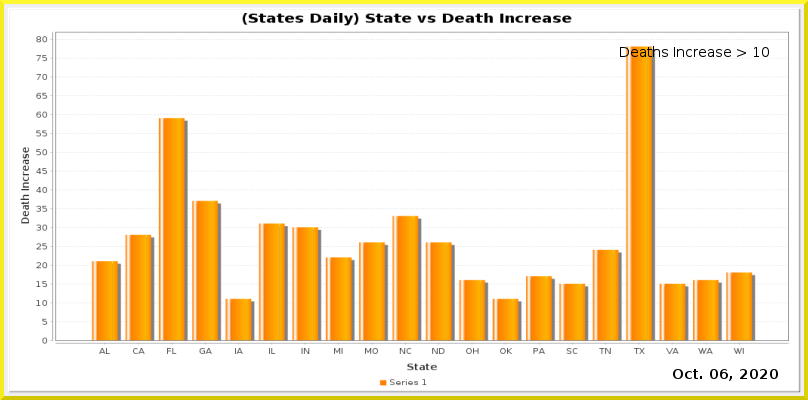
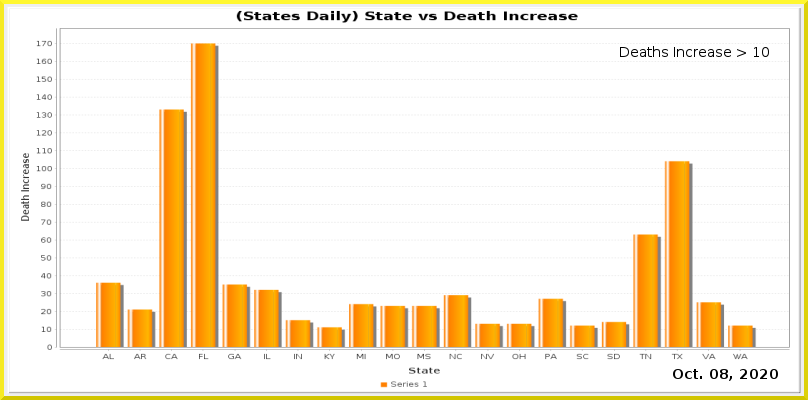
Revision of a layered w=808, h=400 image; what changed, layer by layer:
painted on "Current Date" over [720, 369, 728, 379]
painted on "Date_vs_TestIncrease.png" over [7, 7, 801, 394]
